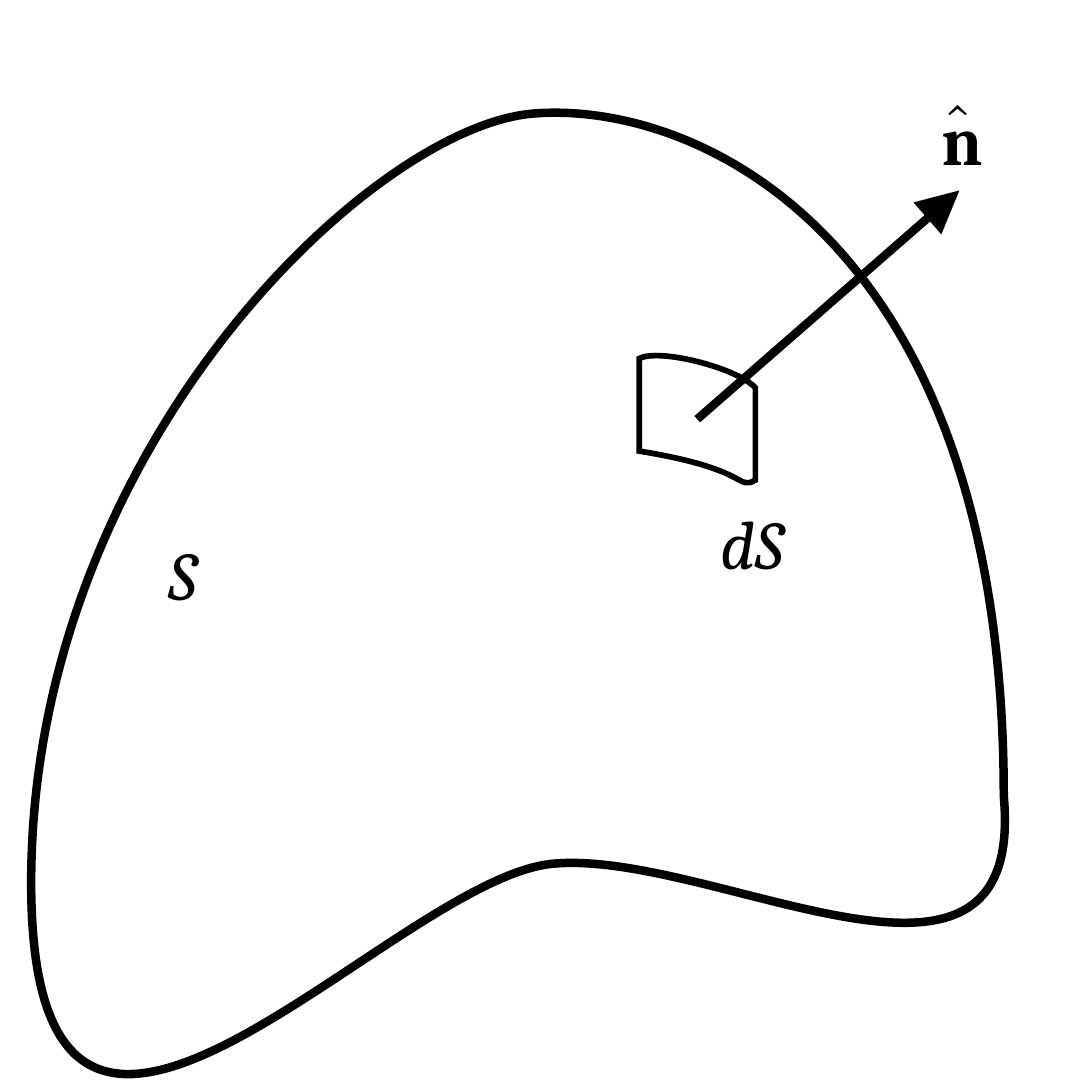
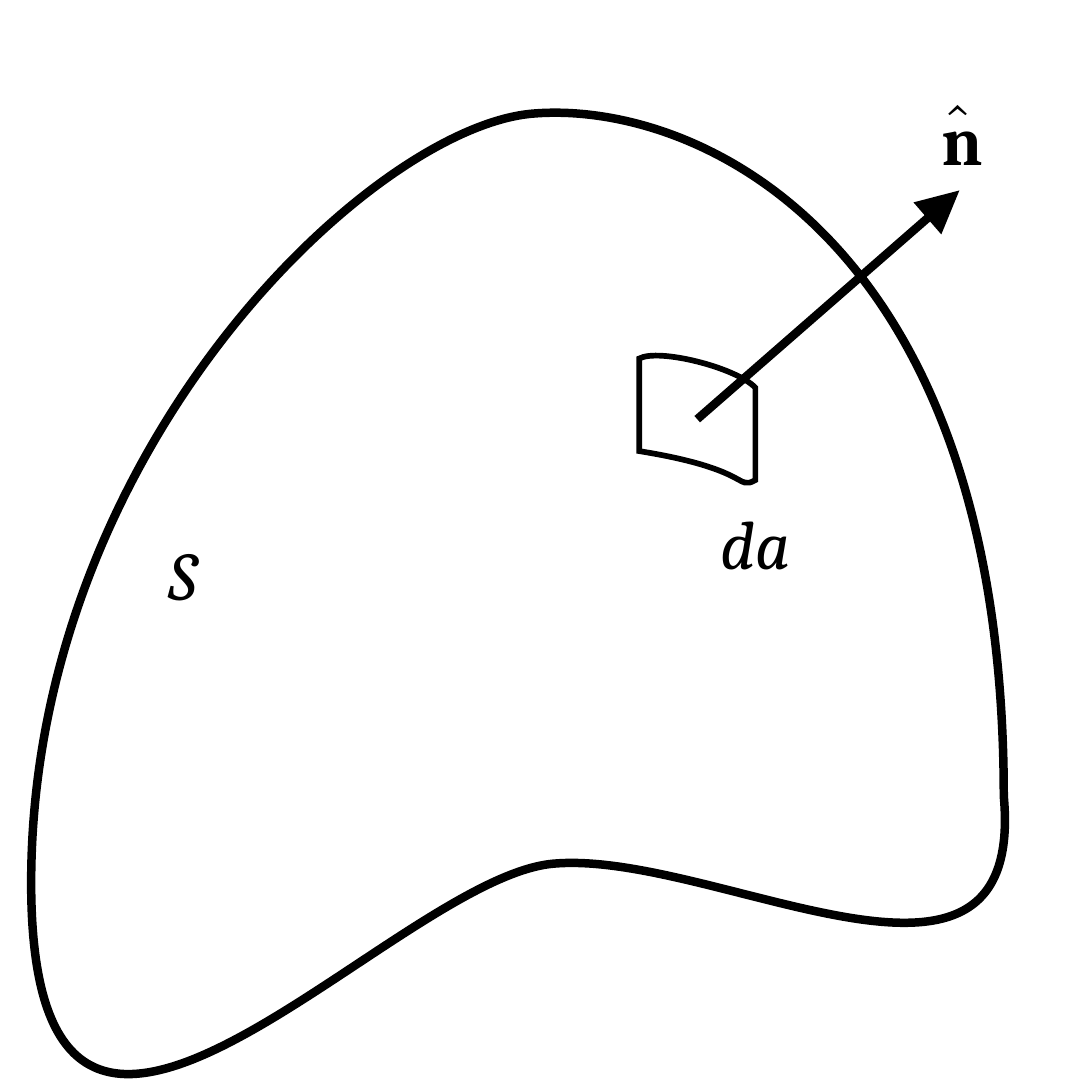
Before and after one commit to josephmacmillan/IntroductionToFluidDynamics, a slide deck: slide 1 of Textbook/Figures/Chapter1/fig_closed_surface.pptx. Drawn at 1092x1092 pixels with LibreOffice and Linux fonts; fonts in the diff are those of the drawing. Boxes give left, top, right and bottom in pixels: in the first picture for what was removed or moved away, otherwise in the second. Text is boxed around its words. In the diff, an @@ line names an element or a change of style, - is before the commit and + after.

```diff
--- a/Textbook/Figures/Chapter1/fig_closed_surface.pptx
+++ b/Textbook/Figures/Chapter1/fig_closed_surface.pptx
@@ text at (720, 521, 790, 570): text changed @@
-dS
+da
```
Also in this commit, not shown: 17 other files.
